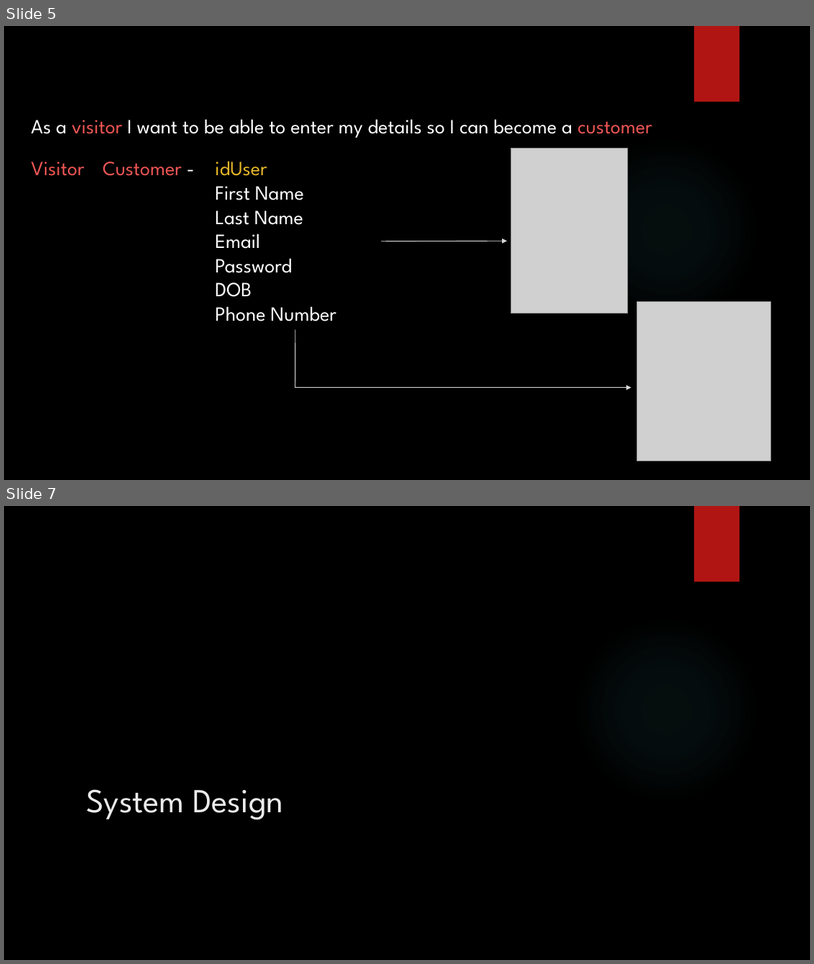
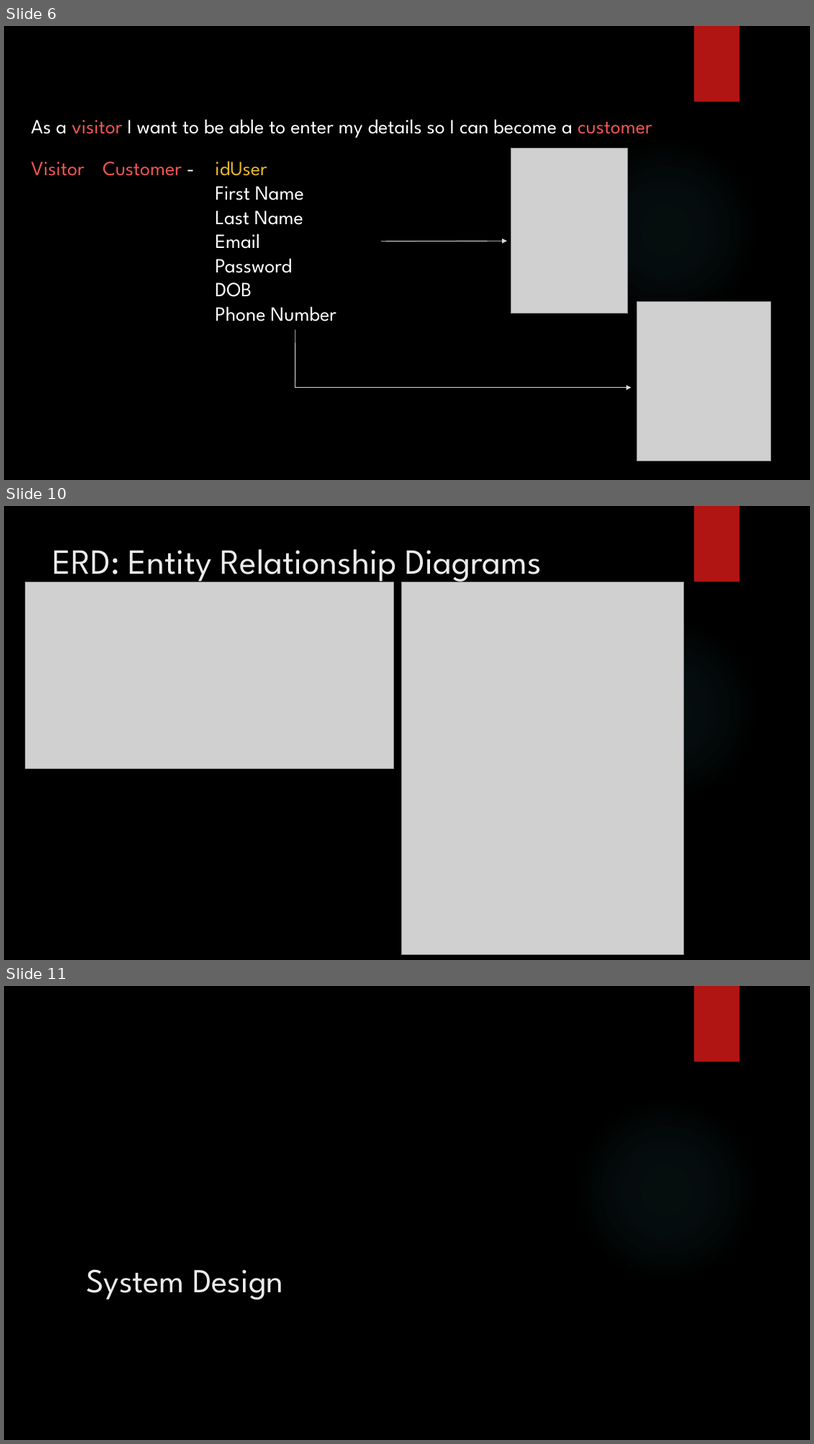
Before and after one commit to DaveWoodie/SpringWater, a slide deck: Project Springwater.pptx. Shown one above the other, each under a label of ours: slides 5 and 7 before the commit, slides 6, 10 and 11 after it; the slides between them are not shown. The pictures are 814x964 and 814x1444 pixels, drawn with LibreOffice and Linux fonts; fonts in the diff are those of the drawing; grey boxes stand for pictures; background and template pictures are left out. Boxes give left, top, right and bottom in pixels: in the first picture for what was removed or moved away, otherwise in the second. Text is boxed around its words. In the diff, an @@ line names an element or a change of style, - is before the commit and + after.

```diff
--- a/Project Springwater.pptx
+++ b/Project Springwater.pptx
@@ slide 10 added at box(4, 506, 810, 960), background picture (left out); not listed: 2 template elements that a slide beside it also shows @@
@@ title added at box(53, 549, 541, 584), 42 pt, text #EBEBEB @@
+ERD: Entity Relationship Diagrams
@@ picture added at box(26, 582, 394, 768) @@
@@ picture added at box(401, 582, 684, 955) @@
@@ what was slide 5 is now slide 6 @@
@@ what was slide 7 is now slide 11 @@
```
Also in this commit, not shown: 3 slides changed, 7 other slides added, 1 other file.
